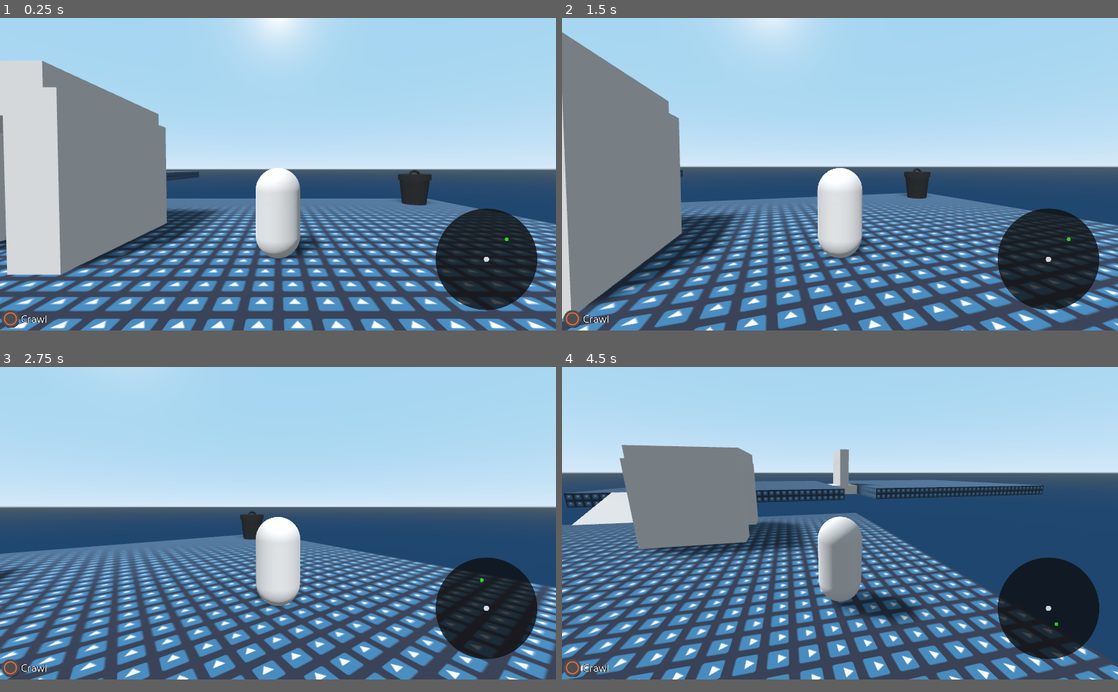
Above: before the commit, frames 1-4 (two rows, left to right).
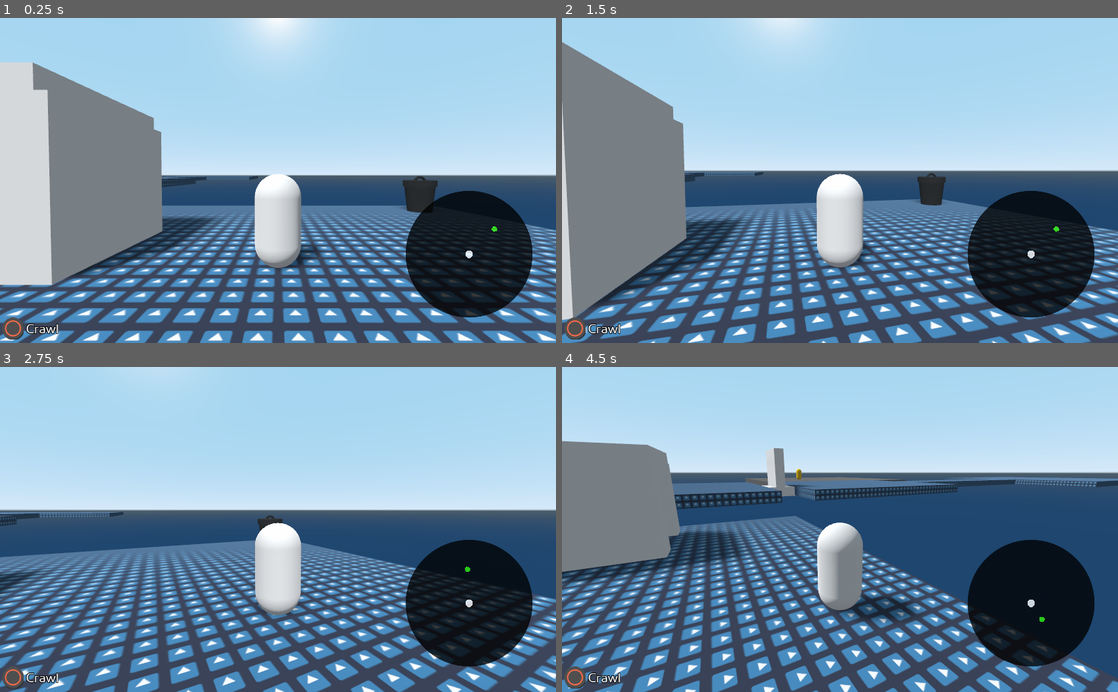
Above: after the commit, the same moments.

Repository: dotdotmod/ddm-acerola-jam-0-main
Game: Godot game, scene res://assets/native/levels/test_stage.tscn
Same seed, same stepped clock (60 frames per second), same inputs: the game is played once before the commit and once after it. The engine's default icon, where the game draws it, is replaced by a stand-in: a white triangle on a blue panel in a dark square.
Inputs (mouse positions are in pixels of both pictures, inside the frame that each line leads up to):
- Up to frame 1 (0.25 s): no input
- Up to frame 2 (1.5 s): tap Enter at 0.5 s; move the mouse to (867, 174) at 0.52 s; hold W (move_forward) 0.53-1.28 s; click (867, 174) at 0.6 s; tap Space at 1.25 s; move the mouse to (728, 190) at 1.27 s; hold S (move_backwards) from 1.28 s (still down); tap Shift (sprint) at 1.35 s
- Up to frame 3 (2.75 s): tap Enter at 2 s; move the mouse to (333, 454) at 2.02 s; release S (move_backwards) at 2.03 s; hold D (move_rightways) from 2.03 s (still down); click (333, 454) at 2.1 s
- Up to frame 4 (4.5 s): move the mouse to (834, 529) at 2.77 s; release D (move_rightways) at 2.78 s; hold W (move_forward) from 2.78 s (still down); tap Shift (sprint) at 2.85, 4.35 s; move the mouse to (878, 526) at 3.52 s; click (878, 526) at 3.6 s; move the mouse to (795, 519) at 4.27 s
In our replay, the window is 800x450 before the commit and 800x468 after it. These sizes can differ from the game's own. Grey fills any space a smaller window leaves; there, only what the larger window draws over its background counts as a difference.

The runs differ from the first frame. In frame 1, 28% of the frame differs, in the area x 0-100%, y 13-100%; in frame 2, 26%; in frame 3, 28%; in frame 4, 39%, in the area x 0-100%, y 22-100%.

Commit message:
Wrapping up programming, begun enemy ai

Diff:
--- /dev/null
+++ b/assets/native/character/enemy.tscn
@@ -0,0 +1,24 @@
+[gd_scene load_steps=4 format=2]
+
+[sub_resource type="SpatialMaterial" id=3]
+albedo_color = Color( 1, 0.819608, 0, 1 )
+
+[sub_resource type="CapsuleMesh" id=1]
+material = SubResource( 3 )
+radius = 0.5
+radial_segments = 16
+
+[sub_resource type="CapsuleShape" id=2]
+radius = 0.5
+
+[node name="enemy" type="KinematicBody"]
+
+[node name="MeshInstance" type="MeshInstance" parent="."]
+transform = Transform( 1, 0, 0, 0, -4.37114e-08, -1, 0, 1, -4.37114e-08, 0, 0, 0 )
+mesh = SubResource( 1 )
+
+[node name="CollisionShape" type="CollisionShape" parent="."]
+transform = Transform( 1, 0, 0, 0, -4.37114e-08, -1, 0, 1, -4.37114e-08, 0, 0, 0 )
+shape = SubResource( 2 )
+
+[node name="NavigationAgent" type="NavigationAgent" parent="."]
--- a/assets/native/character/player.tscn
+++ b/assets/native/character/player.tscn
@@ -16,7 +16,7 @@
 [sub_resource type="SpatialMaterial" id=10]
 distance_fade_mode = 2
 distance_fade_min_distance = 0.0
-distance_fade_max_distance = 2.0
+distance_fade_max_distance = 1.5
 
 [sub_resource type="CapsuleMesh" id=1]
 material = SubResource( 10 )
@@ -261,6 +261,7 @@
 
 [node name="Viewport" type="Viewport" parent="UI_elements/UI/minimap/ViewportContainer"]
 size = Vector2( 240, 240 )
+transparent_bg = true
 handle_input_locally = false
 fxaa = true
 render_target_update_mode = 3
--- a/assets/native/levels/test_stage.tscn
+++ b/assets/native/levels/test_stage.tscn
@@ -1,9 +1,10 @@
-[gd_scene load_steps=21 format=2]
+[gd_scene load_steps=28 format=2]
 
 [ext_resource path="res://icon.png" type="Texture" id=1]
 [ext_resource path="res://assets/native/character/player.tscn" type="PackedScene" id=2]
 [ext_resource path="res://assets/native/drag_n_drops/garbage_can.tscn" type="PackedScene" id=3]
 [ext_resource path="res://assets/native/drag_n_drops/door.tscn" type="PackedScene" id=4]
+[ext_resource path="res://assets/native/character/enemy.tscn" type="PackedScene" id=5]
 
 [sub_resource type="SpatialMaterial" id=1]
 albedo_texture = ExtResource( 1 )
@@ -16,6 +17,20 @@
 
 [sub_resource type="ConcavePolygonShape" id=3]
 data = PoolVector3Array( -10, 0.5, 10, 10, 0.5, 10, -10, -0.5, 10, 10, 0.5, 10, 10, -0.5, 10, -10, -0.5, 10, 10, 0.5, - …(428 unchanged characters)…
+
+[sub_resource type="CubeMesh" id=20]
+material = SubResource( 1 )
+size = Vector3( 5, 1, 30 )
+
+[sub_resource type="ConcavePolygonShape" id=21]
+data = PoolVector3Array( -2.5, 0.5, 15, 2.5, 0.5, 15, -2.5, -0.5, 15, 2.5, 0.5, 15, 2.5, -0.5, 15, -2.5, -0.5, 15, 2.5, 0.5, -15, -2.5, 0.5, -15, 2.5, -0.5, -15, -2.5, 0.5, -15, -2.5, -0.5, -15, 2.5, -0.5, -15, 2.5, 0.5, 15, 2.5, 0.5, -15, 2.5, -0.5, 15, 2.5, 0.5, -15, 2.5, -0.5, -15, 2.5, -0.5, 15, -2.5, 0.5, -15, -2.5, 0.5, 15, -2.5, -0.5, -15, -2.5, 0.5, 15, -2.5, -0.5, 15, -2.5, -0.5, -15, 2.5, 0.5, 15, -2.5, 0.5, 15, 2.5, 0.5, -15, -2.5, 0.5, 15, -2.5, 0.5, -15, 2.5, 0.5, -15, -2.5, -0.5, 15, 2.5, -0.5, 15, -2.5, -0.5, -15, 2.5, -0.5, 15, 2.5, -0.5, -15, -2.5, -0.5, -15 )
+
+[sub_resource type="CubeMesh" id=22]
+material = SubResource( 1 )
+size = Vector3( 30, 1, 30 )
+
+[sub_resource type="ConcavePolygonShape" id=23]
+data = PoolVector3Array( -15, 0.5, 15, 15, 0.5, 15, -15, -0.5, 15, 15, 0.5, 15, 15, -0.5, 15, -15, -0.5, 15, 15, 0.5, -15, -15, 0.5, -15, 15, -0.5, -15, -15, 0.5, -15, -15, -0.5, -15, 15, -0.5, -15, 15, 0.5, 15, 15, 0.5, -15, 15, -0.5, 15, 15, 0.5, -15, 15, -0.5, -15, 15, -0.5, 15, -15, 0.5, -15, -15, 0.5, 15, -15, -0.5, -15, -15, 0.5, 15, -15, -0.5, 15, -15, -0.5, -15, 15, 0.5, 15, -15, 0.5, 15, 15, 0.5, -15, -15, 0.5, 15, -15, 0.5, -15, 15, 0.5, -15, -15, -0.5, 15, 15, -0.5, 15, -15, -0.5, -15, 15, -0.5, 15, 15, -0.5, -15, -15, -0.5, -15 )
 
 [sub_resource type="CubeMesh" id=4]
 size = Vector3( 1, 4, 4 )
@@ -95,15 +110,6 @@
 [sub_resource type="BoxShape" id=14]
 extents = Vector3( 1000, 1, 1000 )
 
-[sub_resource type="SpatialMaterial" id=8]
-flags_unshaded = true
-params_cull_mode = 2
-albedo_color = Color( 0.054902, 0.054902, 0.054902, 1 )
-
-[sub_resource type="QuadMesh" id=9]
-material = SubResource( 8 )
-size = Vector2( 200, 200 )
-
 [sub_resource type="SpatialMaterial" id=10]
 flags_unshaded = true
 albedo_color = Color( 0.176471, 0.941176, 0, 1 )
@@ -128,6 +134,20 @@
 ambient_light_energy = 0.3
 ambient_light_sky_contribution = 0.5
 
+[sub_resource type="NavigationMesh" id=19]
+vertices = PoolVector3Array( -23.2724, 2.52406, 3.29614, -23.2724, 2.52406, 10.5461, -16.0224, 2.52406, 10.5461, -1.52235, 2.52406, 10.5461, 5.72765, 2.52406, 10.5461, 5.72765, 2.52406, 3.29614, 5.72765, 2.52406, -11.2039, 5.72765, 2.52406, -18.4539, -1.52235, 2.52406, -18.4539, -16.0224, 2.52406, -18.4539, -23.2724, 2.52406, -18.4539, -23.2724, 2.52406, -11.2039, -23.2724, 2.52406, -3.95386, -23.2724, 2.52406, 3.29614, -16.0224, 2.52406, 10.5461, -8.77235, 2.52406, 10.5461, -1.52235, 2.52406, 10.5461, 5.72765, 2.52406, 3.29614, 5.72765, 2.52406, -3.95386, 5.72765, 2.52406, -11.2039, -1.52235, 2.52406, -18.4539, -8.77235, 2.52406, -18.4539, -8.77235, 2.52406, -18.4539, -16.0224, 2.52406, -18.4539, -23.2724, 2.52406, -11.2039, -23.2724, 2.52406, -3.95386, 5.72765, 2.52406, -3.95386, -8.77235, 2.52406, -18.4539, -23.2724, 2.52406, -3.95386, -16.0224, 2.52406, 10.5461, -8.77235, 2.52406, 10.5461, 5.72765, 2.52406, 3.29614 )
+polygons = [ PoolIntArray( 2, 1, 0 ), PoolIntArray( 5, 4, 3 ), PoolIntArray( 8, 7, 6 ), PoolIntArray( 11, 10, 9 ), PoolIntArray( 14, 13, 12 ), PoolIntArray( 17, 16, 15 ), PoolIntArray( 19, 18, 20 ), PoolIntArray( 20, 18, 21 ), PoolIntArray( 23, 22, 24 ), PoolIntArray( 24, 22, 25 ), PoolIntArray( 31, 30, 26 ), PoolIntArray( 26, 30, 29 ), PoolIntArray( 26, 29, 28 ), PoolIntArray( 26, 28, 27 ) ]
+
+[sub_resource type="SpatialMaterial" id=18]
+albedo_color = Color( 0.396078, 0.396078, 0.396078, 1 )
+
+[sub_resource type="CubeMesh" id=17]
+material = SubResource( 18 )
+size = Vector3( 30, 1, 30 )
+
+[sub_resource type="ConcavePolygonShape" id=24]
+data = PoolVector3Array( -15, 0.5, 15, 15, 0.5, 15, -15, -0.5, 15, 15, 0.5, 15, 15, -0.5, 15, -15, -0.5, 15, 15, 0.5, -15, -15, 0.5, -15, 15, -0.5, -15, -15, 0.5, -15, -15, -0.5, -15, 15, -0.5, -15, 15, 0.5, 15, 15, 0.5, -15, 15, -0.5, 15, 15, 0.5, -15, 15, -0.5, -15, 15, -0.5, 15, -15, 0.5, -15, -15, 0.5, 15, -15, -0.5, -15, -15, 0.5, 15, -15, -0.5, 15, -15, -0.5, -15, 15, 0.5, 15, -15, 0.5, 15, 15, 0.5, -15, -15, 0.5, 15, -15, 0.5, -15, 15, 0.5, -15, -15, -0.5, 15, 15, -0.5, 15, -15, -0.5, -15, 15, -0.5, 15, 15, -0.5, -15, -15, -0.5, -15 )
+
 [node name="test_stage" type="Spatial"]
 
 [node name="player" parent="." instance=ExtResource( 2 )]
@@ -169,6 +189,26 @@
 [node name="CollisionShape" type="CollisionShape" parent="level geometry/level terrain/MeshInstance3/StaticBody"]
 shape = SubResource( 3 )
 
+[node name="MeshInstance4" type="MeshInstance" parent="level geometry/level terrain"]
+transform = Transform( 1, 0, 0, 0, 1, 0, 0, 0, 1, -23.4414, 1.57418, -48 )
+mesh = SubResource( 20 )
+skeleton = NodePath("../../..")
+
+[node name="StaticBody" type="StaticBody" parent="level geometry/level terrain/MeshInstance4"]
+
+[node name="CollisionShape" type="CollisionShape" parent="level geometry/level terrain/MeshInstance4/StaticBody"]
+shape = SubResource( 21 )
+
+[node name="MeshInstance5" type="MeshInstance" parent="level geometry/level terrain"]
+transform = Transform( 1, 0, 0, 0, 1, 0, 0, 0, 1, -23.4414, 1.57418, -78 )
+mesh = SubResource( 22 )
+skeleton = NodePath("../../..")
+
+[node name="StaticBody" type="StaticBody" parent="level geometry/level terrain/MeshInstance5"]
+
+[node name="CollisionShape" type="CollisionShape" parent="level geometry/level terrain/MeshInstance5/StaticBody"]
+shape = SubResource( 23 )
+
 [node name="level etc" type="Spatial" parent="level geometry"]
 
 [node name="MeshInstance2" type="MeshInstance" parent="level geometry/level etc"]
@@ -244,12 +284,6 @@
 transform = Transform( -4.37114e-08, 0, -1, 0, 1, 0, 1, 0, -4.37114e-08, -21.3336, 4.00958, -11.4791 )
 
 [node name="minimap elements" type="Spatial" parent="."]
-
-[node name="bottom" type="MeshInstance" parent="minimap elements"]
-transform = Transform( 1, 0, 0, 0, -4.37114e-08, -1, 0, 1, -4.37114e-08, 0, -29.8199, 0 )
-layers = 2
-cast_shadow = 0
-mesh = SubResource( 9 )
 
 [node name="MeshInstance" type="MeshInstance" parent="minimap elements"]
 transform = Transform( 1, 0, 0, 0, 1, 0, 0, 0, 1, 7.75449, 1.1243, -7.73532 )
@@ -272,6 +306,30 @@
 [node name="CollisionShape3" type="CollisionShape" parent="level invis-walls/main"]
 transform = Transform( -4.37114e-08, 0, -1, 0, 1, 0, 1, 0, -4.37114e-08, 0.0592084, 3.37097, -9.90088 )
 shape = SubResource( 16 )
+
+[node name="enemies" type="Spatial" parent="."]
+
+[node name="path" type="Spatial" parent="enemies"]
+
+[node name="path0" type="Spatial" parent="enemies/path"]
+transform = Transform( 1, 0, 0, 0, 1, 0, 0, 0, 1, -49.1289, 9.53674e-07, -27.4674 )
+
+[node name="0" type="Spatial" parent="enemies/path/path0"]
+transform = Transform( 1, 0, 0, 0, 1, 0, 0, 0, 1, 10.6152, 2.84987, 8.43721 )
+
+[node name="1" type="Spatial" parent="enemies/path/path0"]
+transform = Transform( 1, 0, 0, 0, 1, 0, 0, 0, 1, 10.6152, 2.84987, -7.48391 )
+
+[node name="2" type="Spatial" parent="enemies/path/path0"]
+transform = Transform( 1, 0, 0, 0, 1, 0, 0, 0, 1, -4.61765, 2.84987, -7.48391 )
+
+[node name="3" type="Spatial" parent="enemies/path/path0"]
+transform = Transform( 1, 0, 0, 0, 1, 0, 0, 0, 1, -4.61765, 2.84987, 8.18703 )
+
+[node name="enemy" type="Spatial" parent="enemies"]
+
+[node name="enemy" parent="enemies/enemy" instance=ExtResource( 5 )]
+transform = Transform( 1, 0, 0, 0, 1, 0, 0, 0, 1, -38.3445, 3.22186, -20.0478 )
 
 [node name="DirectionalLight" type="DirectionalLight" parent="."]
 transform = Transform( 0.86314, 0.399615, -0.308702, 0, 0.611334, 0.791373, 0.504965, -0.683066, 0.527667, 0, 0, 0 )
@@ -283,4 +341,17 @@
 [node name="WorldEnvironment" type="WorldEnvironment" parent="."]
 environment = SubResource( 6 )
 
+[node name="NavigationMeshInstance" type="NavigationMeshInstance" parent="."]
+transform = Transform( 1, 0, 0, 0, 1, 0, 0, 0, 1, -39.5836, 0, -24.2769 )
+navmesh = SubResource( 19 )
+
+[node name="MeshInstance" type="MeshInstance" parent="NavigationMeshInstance"]
+transform = Transform( 1, 0, 0, 0, 1, 0, 0, 0, 1, -8.77235, 1.52406, -3.95386 )
+mesh = SubResource( 17 )
+
+[node name="StaticBody" type="StaticBody" parent="NavigationMeshInstance/MeshInstance"]
+
+[node name="CollisionShape" type="CollisionShape" parent="NavigationMeshInstance/MeshInstance/StaticBody"]
+shape = SubResource( 24 )
+
 [connection signal="body_entered" from="level assets/Area" to="level assets/Area" method="_on_Area_body_entered"]
--- /dev/null
+++ b/assets/native/scripts/enemy.gd
@@ -0,0 +1,16 @@
+extends KinematicBody
+
+
+# Declare member variables here. Examples:
+# var a = 2
+# var b = "text"
+
+
+# Called when the node enters the scene tree for the first time.
+func _ready():
+	pass # Replace with function body.
+
+
+# Called every frame. 'delta' is the elapsed time since the previous frame.
+#func _process(delta):
+#	pass
--- a/assets/native/scripts/ui_elements.gd
+++ b/assets/native/scripts/ui_elements.gd
@@ -3,6 +3,11 @@
 
 #Base Input device class
 var input_device : String
+
+onready var ui_animplayer = $ui_animations
+
+func _ready():
+	ui_animplayer.play("RESET")
 
 func _input(event):
 	if event is InputEventJoypadButton:
@@ -10,7 +15,7 @@
 	elif event is InputEventKey:
 		input_device = "Mouse and Keyboard"
 
-func _process(delta):
+func _process(_delta):
 	#
 	match input_device:
 		"PS3 Controller":
@@ -33,3 +38,5 @@
 			pass
 		"Xbox Series X Controller":
 			pass
+		"Nintendo Switch Pro Controller":
+			pass
--- a/project.godot
+++ b/project.godot
@@ -16,14 +16,11 @@
 
 [debug]
 
+settings/crash_handler/message="Please include this when reporting the bug to DotdotMod."
 settings/stdout/print_fps=true
 
 [display]
 
-window/size/width=1280
-window/size/height=720
-window/size/test_width=1024
-window/size/test_height=600
 window/stretch/mode="viewport"
 window/stretch/aspect="keep"
 
@@ -123,5 +120,5 @@
 quality/driver/fallback_to_gles2=true
 threads/thread_model=2
 quality/shadows/filter_mode=2
-quality/filters/msaa=2
+quality/filters/msaa=1
 environment/default_environment="res://default_env.tres"
